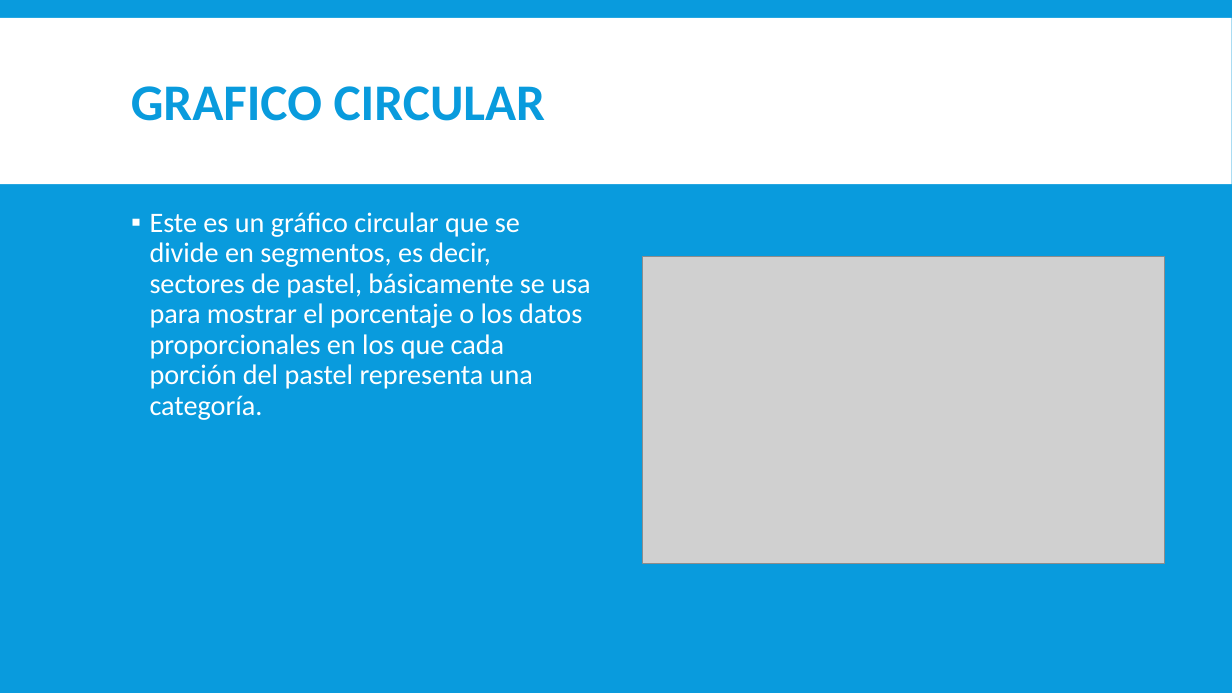
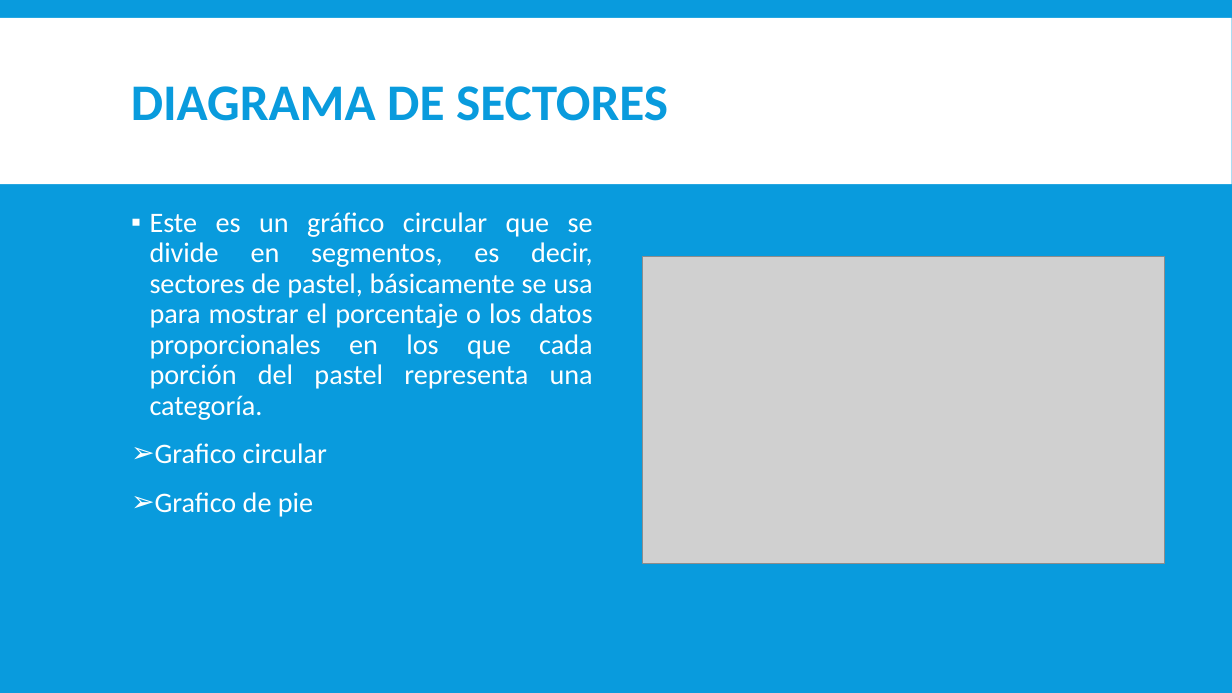
Before and after one commit to LuisOchoa1495/Graficos-Python, a slide deck: slide 7 of MATPLOTLIB_INTRODUCCION.pptx. Drawn at 1232x693 pixels with LibreOffice and Linux fonts; fonts in the diff are those of the drawing; grey boxes stand for pictures. Boxes give left, top, right and bottom in pixels: in the first picture for what was removed or moved away, otherwise in the second. Text is boxed around its words. In the diff, an @@ line names an element or a change of style, - is before the commit and + after.

```diff
--- a/MATPLOTLIB_INTRODUCCION.pptx
+++ b/MATPLOTLIB_INTRODUCCION.pptx
@@ title at bbox=[131, 86, 668, 121]: text changed @@
-GRAFICO CIRCULAR
+DIAGRAMA DE SECTORES
@@ text at bbox=[150, 212, 593, 420]: alignment left to justified @@
@@ text at bbox=[155, 443, 327, 517]: paragraphs added @@
+➢ Grafico circular
+➢ Grafico de pie
```
Also in this commit, not shown: 2 other slides changed, 1 other file.
